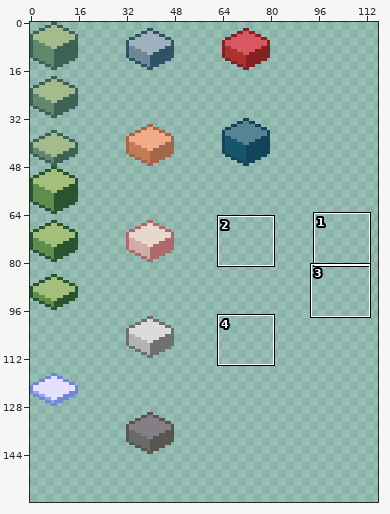
Pixel-art file: Assets/Sprites/Test/Test_Floor.aseprite. Above, an overview of the earlier version with the close-up marked.
Close-up. Earlier state:
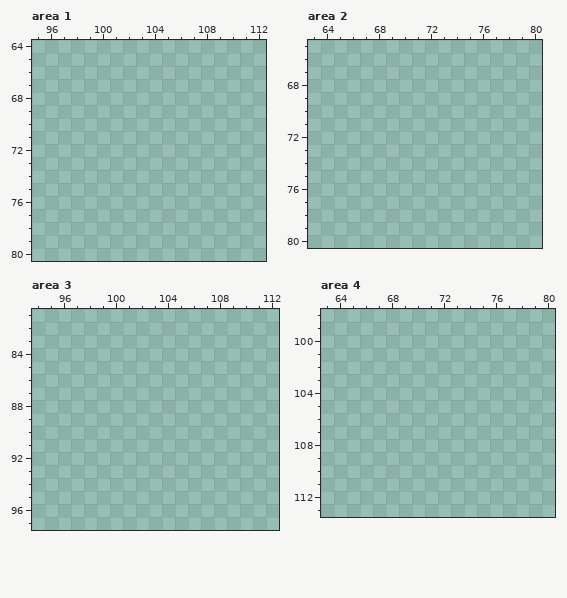
160x160 pixels, 1 frame. Shown: area 1: x 95..112, y 64..80; area 2: x 63..80, y 65..80; area 3: x 94..112, y 81..97; area 4: x 63..80, y 98..113. The wide view leaves out empty margins. The commit also changed other parts of the picture, which this record leaves out.
The result:
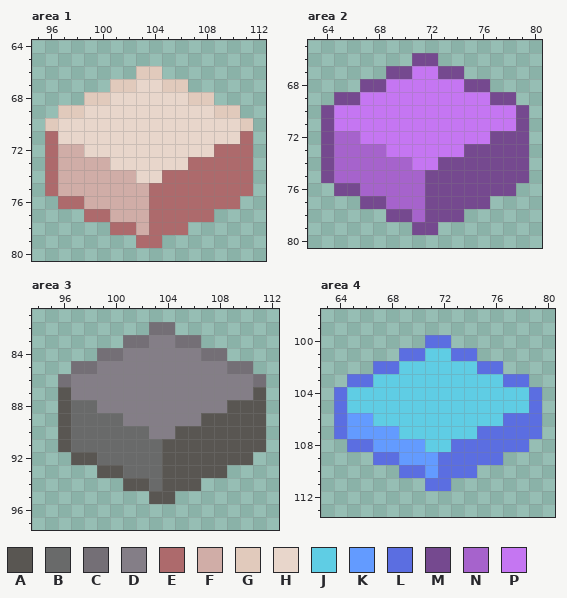
Palette (. is transparent): A #595652  B #696a6a  C #746f76  D #847e87  E #ad6a6c  F #d0ada7  G #e1cabc  H #e8d6cb  J #5fcde4  K #639bff  L #5b6ee1  M #75498f  N #a663cc  P #c576f2
From old to new:
Area 1:
y 66: x 103..104 .. -> GG
y 67: x 101..106 ...... -> GGHHGG
y 68: x 99..108 .......... -> GGHHHHHHGG
y 69: x 97..110 .............. -> GGHHHHHHHHHHGG
y 70: x 96..111 ................ -> GHHHHHHHHHHHHHHG
y 71: x 96..111 ................ -> EHHHHHHHHHHHHHHE
y 72: x 96..111 ................ -> EFFHHHHHHHHHHEEE
y 73: x 96..111 ................ -> EFFFFHHHHHHEEEEE
y 74: x 96..111 ................ -> EFFFFFFHHEEEEEEE
y 75: x 96..111 ................ -> EFFFFFFFEEEEEEEE
y 76: x 97..110 .............. -> EEFFFFFEEEEEEE
y 77: x 99..108 .......... -> EEFFFEEEEE
y 78: x 101..106 ...... -> EEFEEE
y 79: x 103..104 .. -> EE
Area 2:
y 66: x 71..72 .. -> MM
y 67: x 69..74 ...... -> MMPPMM
y 68: x 67..76 .......... -> MMPPPPPPMM
y 69: x 65..78 .............. -> MMPPPPPPPPPPMM
y 70..71: x 64..79 ................ -> MPPPPPPPPPPPPPPM
y 72: x 64..79 ................ -> MNNPPPPPPPPPPMMM
y 73: x 64..79 ................ -> MNNNNPPPPPPMMMMM
y 74: x 64..79 ................ -> MNNNNNNPPMMMMMMM
y 75: x 64..79 ................ -> MNNNNNNNMMMMMMMM
y 76: x 65..78 .............. -> MMNNNNNMMMMMMM
y 77: x 67..76 .......... -> MMNNNMMMMM
y 78: x 69..74 ...... -> MMNMMM
y 79: x 71..72 .. -> MM
Area 3:
y 82: x 103..104 .. -> CC
y 83: x 101..106 ...... -> CCDDCC
y 84: x 99..108 .......... -> CCDDDDDDCC
y 85: x 97..110 .............. -> CCDDDDDDDDDDCC
y 86: x 96..111 ................ -> CDDDDDDDDDDDDDDC
y 87: x 96..111 ................ -> ADDDDDDDDDDDDDDA
y 88: x 96..111 ................ -> ABBDDDDDDDDDDAAA
y 89: x 96..111 ................ -> ABBBBDDDDDDAAAAA
y 90: x 96..111 ................ -> ABBBBBBDDAAAAAAA
y 91: x 96..111 ................ -> ABBBBBBBAAAAAAAA
y 92: x 97..110 .............. -> AABBBBBAAAAAAA
y 93: x 99..108 .......... -> AABBBAAAAA
y 94: x 101..106 ...... -> AABAAA
y 95: x 103..104 .. -> AA
Area 4:
y 100: x 71..72 .. -> LL
y 101: x 69..74 ...... -> LLJJLL
y 102: x 67..76 .......... -> LLJJJJJJLL
y 103: x 65..78 .............. -> LLJJJJJJJJJJLL
y 104..105: x 64..79 ................ -> LJJJJJJJJJJJJJJL
y 106: x 64..79 ................ -> LKKJJJJJJJJJJLLL
y 107: x 64..79 ................ -> LKKKKJJJJJJLLLLL
y 108: x 65..78 .............. -> LLKKKKJJLLLLLL
y 109: x 67..76 .......... -> LLKKKLLLLL
y 110: x 69..74 ...... -> LLKLLL
y 111: x 71..72 .. -> LL
Boxes around the changes in both close-ups, in picture pixels (x1, y1, x2, y2):
added: (45, 66, 253, 248)
added: (321, 53, 529, 235)
added: (58, 322, 266, 504)
added: (334, 335, 542, 491)
